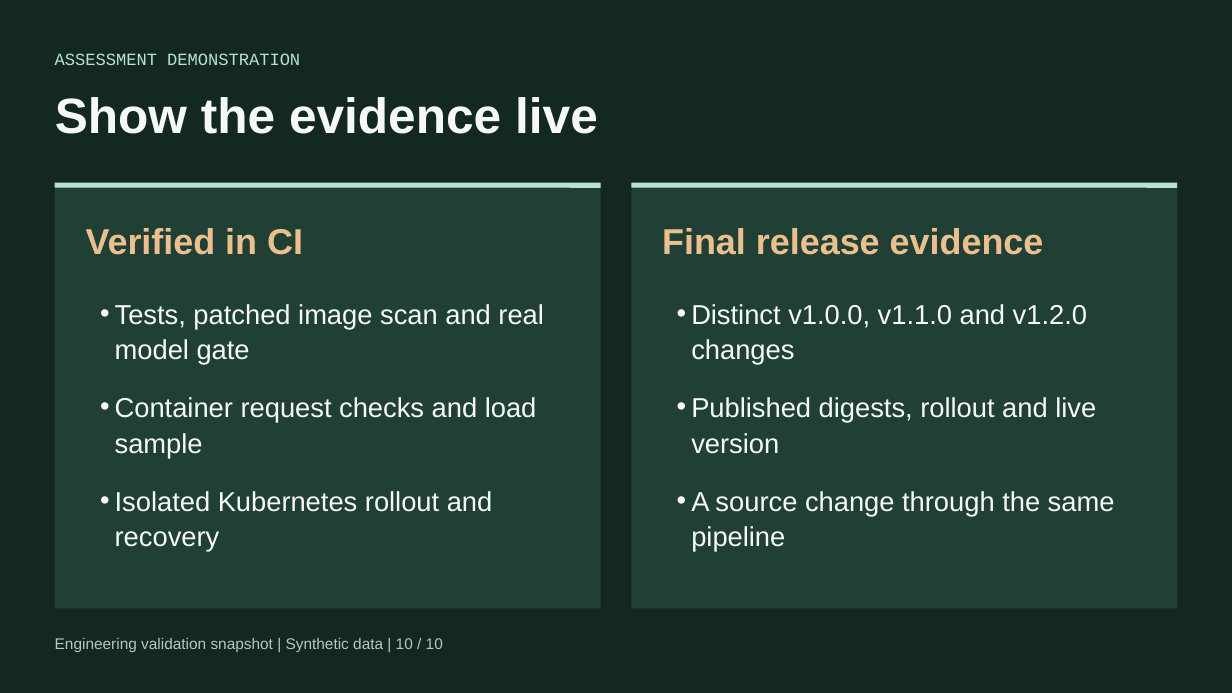
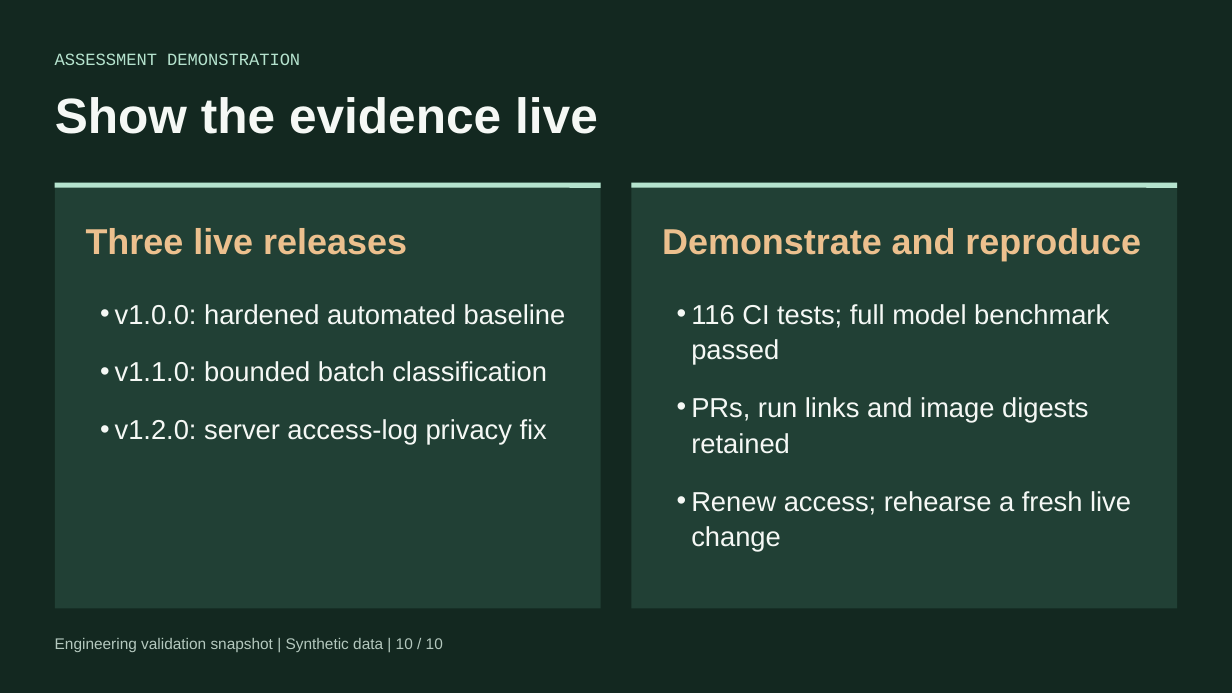
Before and after one commit to nmtan2001/fintech-support-copilot, a slide deck: slide 10 of docs/deliverables/engineering-presentation.pptx. Drawn at 1232x693 pixels with LibreOffice and Linux fonts; fonts in the diff are those of the drawing. Boxes give left, top, right and bottom in pixels: in the first picture for what was removed or moved away, otherwise in the second. Text is boxed around its words. In the diff, an @@ line names an element or a change of style, - is before the commit and + after.

Commit message:
Document three verified releases and reproducible assessment handover

```diff
--- a/docs/deliverables/engineering-presentation.pptx
+++ b/docs/deliverables/engineering-presentation.pptx
@@ text at bbox=[86, 228, 407, 255]: text changed @@
-Verified in CI
+Three live releases
@@ text at bbox=[662, 228, 1141, 261]: text changed @@
-Final release evidence
+Demonstrate and reproduce
@@ text at bbox=[115, 304, 566, 445]: text changed @@
-• Tests, patched image scan and real model gate
-• Container request checks and load sample
-• Isolated Kubernetes rollout and recovery
+• v1.0.0: hardened automated baseline
+• v1.1.0: bounded batch classification
+• v1.2.0: server access-log privacy fix
@@ text at bbox=[691, 304, 1131, 552]: text changed @@
-• Distinct v1.0.0, v1.1.0 and v1.2.0 changes
-• Published digests, rollout and live version
-• A source change through the same pipeline
+• 116 CI tests; full model benchmark passed
+• PRs, run links and image digests retained
+• Renew access; rehearse a fresh live change
```
Also in this commit, not shown: 20 other files.
